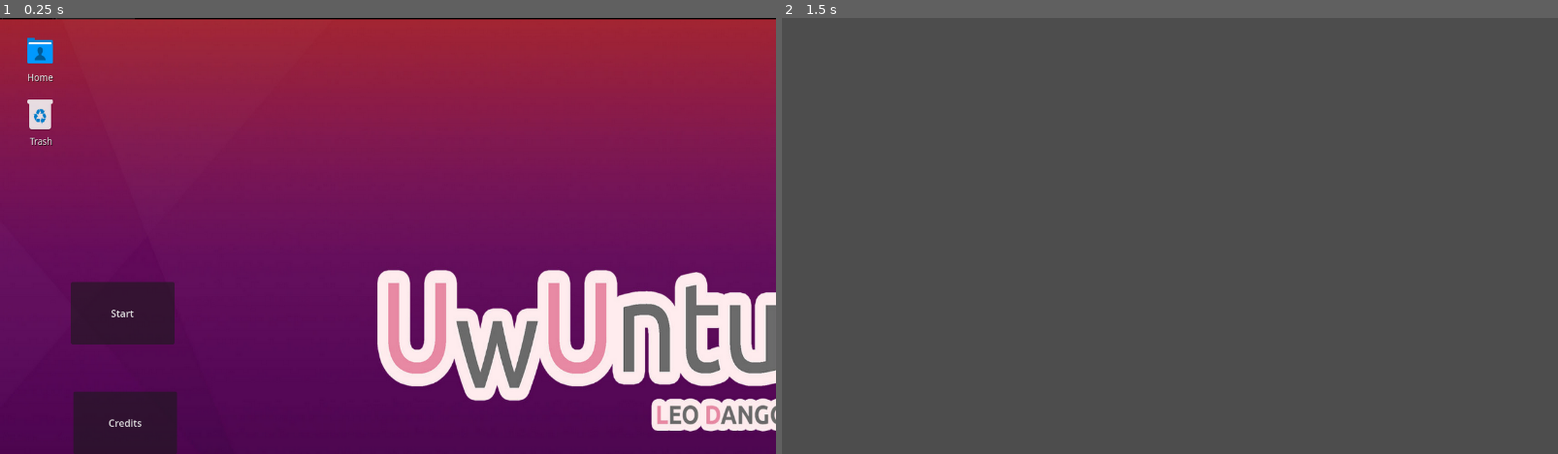
Above: before the commit, frames 1-2 (left to right).
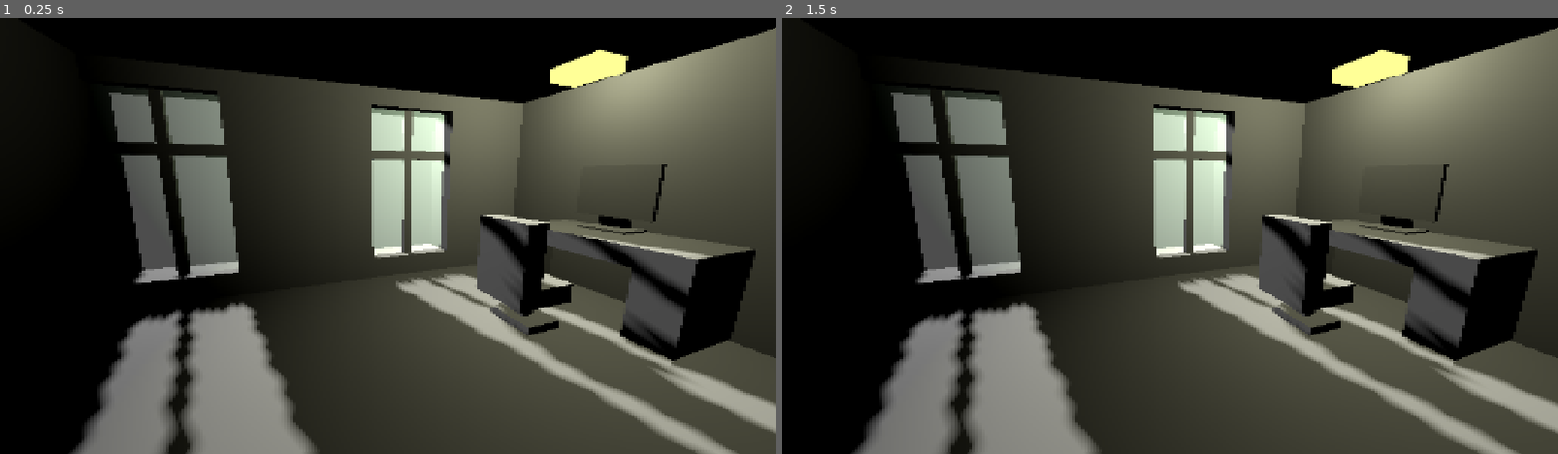
Above: after the commit, the same moments.

Repository: Pepotrouille/GlobalGameJam2024
Game: Godot game, scene res://Scenes/GD-Game.tscn
The game is run twice, just before and just after one commit, with the same random seed, the same clock (stepped at 60 frames per second) and the same inputs. Before the commit the project starts from res://Scenes/Menu.tscn. The engine's default icon, where the game draws it, is replaced by a stand-in: a white triangle on a blue panel in a dark square.
Inputs (mouse positions are in pixels of both pictures, inside the frame that each line leads up to):
- Up to frame 1 (0.25 s): no input
- Up to frame 2 (1.5 s): click (906, 314) at 0.5 s, where only the run before the commit has a clickable "Start"; tap Enter at 1.25 s

The runs differ from the first frame. In frame 1, 100% of the frame differs, in the area x 0-100%, y 0-100%; in frame 2, 77%.

Commit message:
Shader Pixel et Début LD

Diff:
--- /dev/null
+++ b/Assets/Texture/Pixelization.gdshader
@@ -0,0 +1,9 @@
+shader_type canvas_item;
+uniform sampler2D SCREEN_TEXTURE : hint_screen_texture, filter_linear_mipmap;
+uniform float pixelate: hint_range(4, 512, 2) = 256;
+
+void fragment()
+{
+    vec2 uv = floor(UV * pixelate) / pixelate;
+    COLOR = textureLod(SCREEN_TEXTURE, uv, 0.0);
+}
--- /dev/null
+++ b/Scenes/GD-Game.tscn
@@ -0,0 +1,172 @@
+[gd_scene load_steps=7 format=3 uid="uid://cg0naidxidamy"]
+
+[ext_resource type="PackedScene" uid="uid://cuydeo1jve7tn" path="res://Assets/FBX/Tourne_Disque.fbx" id="2_trf2c"]
+[ext_resource type="Shader" path="res://Assets/Texture/Pixelization.gdshader" id="2_vwbbr"]
+[ext_resource type="Texture2D" uid="uid://bdg1kaaxh083r" path="res://icon.svg" id="3_iascx"]
+
+[sub_resource type="ShaderMaterial" id="ShaderMaterial_ppkf5"]
+shader = ExtResource("2_vwbbr")
+shader_parameter/pixelate = 256.0
+
+[sub_resource type="StandardMaterial3D" id="StandardMaterial3D_8kq32"]
+transparency = 1
+blend_mode = 1
+albedo_color = Color(0.870588, 1, 1, 1)
+
+[sub_resource type="StandardMaterial3D" id="StandardMaterial3D_e2tp5"]
+emission_enabled = true
+emission = Color(1, 1, 0.592157, 1)
+
+[node name="Game" type="Node2D"]
+
+[node name="DirectionalLight3D" type="DirectionalLight3D" parent="."]
+transform = Transform3D(0.759181, -0.616379, -0.209093, -0.516829, -0.766146, 0.38198, -0.39564, -0.181927, -0.900206, 0, 5.45069, -7.13048)
+light_angular_distance = 0.25
+shadow_enabled = true
+
+[node name="Camera3D" type="Camera3D" parent="."]
+transform = Transform3D(0.936758, 0.073362, -0.342203, -1.7643e-09, 0.977783, 0.209619, 0.349978, -0.196362, 0.915946, -1.0641, 1.67282, 1.66085)
+current = true
+
+[node name="Shader Pixelization" type="Sprite2D" parent="."]
+material = SubResource("ShaderMaterial_ppkf5")
+scale = Vector2(9.96875, 5.60156)
+texture = ExtResource("3_iascx")
+centered = false
+
+[node name="Root Scene" parent="." instance=ExtResource("2_trf2c")]
+transform = Transform3D(1, 0, 0, 0, 1, 0, 0, 0, 1, 0, -0.219415, -0.711631)
+visible = false
+
+[node name="Pièce" type="Node3D" parent="."]
+
+[node name="Sol" type="CSGBox3D" parent="Pièce"]
+size = Vector3(6, 0.5, 4)
+
+[node name="Mur G" type="CSGBox3D" parent="Pièce"]
+transform = Transform3D(1, 0, 0, 0, 1, 0, 0, 0, 1, 2.74537, 2.25898, -0.0167141)
+size = Vector3(0.5, 4, 4)
+
+[node name="Plafond" type="CSGBox3D" parent="Pièce"]
+transform = Transform3D(1, 0, 0, 0, 1, 0, 0, 0, 1, 0, 3, 0)
+size = Vector3(6, 0.5, 4)
+
+[node name="Mur F" type="CSGBox3D" parent="Pièce"]
+transform = Transform3D(1, 0, 0, 0, 1, 0, 0, 0, 1, -0.069, 2.226, -2.23)
+visible = false
+size = Vector3(6, 5, 0.5)
+
+[node name="Mur F5" type="CSGBox3D" parent="Pièce"]
+transform = Transform3D(1, 0, 0, 0, 1, 0, 0, 0, 1, -0.0511777, 0.130785, -2.23)
+size = Vector3(5.96436, 0.80957, 0.5)
+
+[node name="Mur F6" type="CSGBox3D" parent="Pièce"]
+transform = Transform3D(1, 0, 0, 0, 1, 0, 0, 0, 1, -0.0511777, 2.94093, -2.21511)
+size = Vector3(5.96436, 0.80957, 0.470215)
+
+[node name="Mur F7" type="CSGBox3D" parent="Pièce"]
+transform = Transform3D(1, 0, 0, 0, 1, 0, 0, 0, 1, -0.62857, 1.94603, -2.16926)
+size = Vector3(4.1333, 0.121704, 0.106079)
+
+[node name="Mur F8" type="CSGBox3D" parent="Pièce"]
+transform = Transform3D(1, 0, 0, 0, 1, 0, 0, 0, 1, -2.20648, 1.57629, -2.16926)
+size = Vector3(0.107605, 2.1232, 0.106079)
+
+[node name="Mur F9" type="CSGBox3D" parent="Pièce"]
+transform = Transform3D(1, 0, 0, 0, 1, 0, 0, 0, 1, 0.645562, 1.57629, -2.16926)
+size = Vector3(0.107605, 2.1232, 0.106079)
+
+[node name="Mur F10" type="CSGBox3D" parent="Pièce"]
+transform = Transform3D(1, 0, 0, 0, 1, 0, 0, 0, 1, -2.10057, 1.57629, -2.17615)
+material_override = SubResource("StandardMaterial3D_8kq32")
+size = Vector3(1.24809, 2.1232, 0.0731506)
+
+[node name="Mur F11" type="CSGBox3D" parent="Pièce"]
+transform = Transform3D(1, 0, 0, 0, 1, 0, 0, 0, 1, 0.606936, 1.57629, -2.17615)
+material_override = SubResource("StandardMaterial3D_8kq32")
+size = Vector3(1.24809, 2.1232, 0.0731506)
+
+[node name="Mur F2" type="CSGBox3D" parent="Pièce"]
+transform = Transform3D(1, 0, 0, 0, 1, 0, 0, 0, 1, 2.0914, 2.226, -2.23)
+size = Vector3(1.6792, 5, 0.5)
+
+[node name="Mur F3" type="CSGBox3D" parent="Pièce"]
+transform = Transform3D(1, 0, 0, 0, 1, 0, 0, 0, 1, -0.765161, 2.226, -2.23)
+size = Vector3(1.6792, 5, 0.5)
+
+[node name="Mur F4" type="CSGBox3D" parent="Pièce"]
+transform = Transform3D(1, 0, 0, 0, 1, 0, 0, 0, 1, -2.8629, 2.226, -0.222249)
+size = Vector3(0.302002, 5, 4.5155)
+
+[node name="Mur B" type="CSGBox3D" parent="Pièce"]
+transform = Transform3D(1, 0, 0, 0, 1, 0, 0, 0, 1, 0.0765724, 2.226, 1.88172)
+visible = false
+size = Vector3(6.18094, 5, 0.307556)
+
+[node name="Meuble" type="Node3D" parent="."]
+
+[node name="Bureau" type="Node3D" parent="Meuble"]
+
+[node name="Pied" type="CSGBox3D" parent="Meuble/Bureau"]
+transform = Transform3D(1, 0, 0, 0, 1, 0, 0, 0, 1, 2.0516, 0.577971, 0.241023)
+size = Vector3(0.121948, 0.674961, 0.144775)
+
+[node name="Pied2" type="CSGBox3D" parent="Meuble/Bureau"]
+transform = Transform3D(1, 0, 0, 0, 1, 0, 0, 0, 1, 2.0516, 0.577971, -0.952093)
+size = Vector3(0.121948, 0.674961, 0.144775)
+
+[node name="Bureau" type="CSGBox3D" parent="Meuble/Bureau"]
+transform = Transform3D(1, 0, 0, 0, 1, 0, 0, 0, 1, 2.09475, 1, -0.357612)
+size = Vector3(0.890625, 0.18, 1.3302)
+
+[node name="Bureau2" type="CSGBox3D" parent="Meuble/Bureau"]
+transform = Transform3D(1, 0, 0, 0, 1, 0, 0, 0, 1, 2.09475, 0.686846, 0.4382)
+size = Vector3(0.890625, 0.806309, 0.373322)
+
+[node name="Chaise" type="Node3D" parent="Meuble"]
+
+[node name="Siège" type="CSGBox3D" parent="Meuble/Chaise"]
+transform = Transform3D(1, 0, 0, 0, 1, 0, 0, 0, 1, 1.14901, 0.60491, -0.335746)
+size = Vector3(0.462402, 0.18, 0.585724)
+
+[node name="Siège3" type="CSGBox3D" parent="Meuble/Chaise"]
+transform = Transform3D(1, 0, 0, 0, 1, 0, 0, 0, 1, 1.14901, 0.60491, -0.335746)
+flip_faces = true
+size = Vector3(0.462402, 0.18, 0.585724)
+
+[node name="Siège2" type="CSGBox3D" parent="Meuble/Chaise"]
+transform = Transform3D(1, 0, 0, 0, 1, 0, 0, 0, 1, 0.885249, 0.900448, -0.335746)
+size = Vector3(0.215881, 0.771074, 0.585724)
+
+[node name="Pied1" type="CSGBox3D" parent="Meuble/Chaise"]
+transform = Transform3D(1, 0, 0, 0, 1, 0, 0, 0, 1, 1.10455, 0.488378, -0.321987)
+size = Vector3(0.120949, 0.394471, 0.152168)
+
+[node name="Pied2" type="CSGBox3D" parent="Meuble/Chaise"]
+transform = Transform3D(1, 0, 0, 0, 1, 0, 0, 0, 1, 1.11519, 0.267299, -0.310887)
+size = Vector3(0.378138, 0.123627, 0.485857)
+
+[node name="PC" type="Node3D" parent="Meuble"]
+
+[node name="Pied1" type="CSGBox3D" parent="Meuble/PC"]
+transform = Transform3D(1, 0, 0, 0, 1, 0, 0, 0, 1, 2.31611, 1.04758, -0.360294)
+size = Vector3(0.378138, 0.123627, 0.485857)
+
+[node name="Pied2" type="CSGBox3D" parent="Meuble/PC"]
+transform = Transform3D(0.934391, -0.356249, 0, 0.356249, 0.934391, 0, 0, 0, 1, 2.4179, 1.16169, -0.398154)
+size = Vector3(0.112357, 0.351853, 0.250886)
+
+[node name="Ecran" type="CSGBox3D" parent="Meuble/PC"]
+transform = Transform3D(1, 0, 0, 0, 1, 0, 0, 0, 1, 2.31997, 1.5014, -0.381354)
+size = Vector3(0.054961, 0.550396, 0.769658)
+
+[node name="PC2" type="Node3D" parent="Meuble"]
+transform = Transform3D(1, 0, 0, 0, 1, 0, 0, 0, 1, -0.566752, 0.224094, 1.10537)
+
+[node name="Lampe" type="CSGBox3D" parent="Meuble/PC2"]
+transform = Transform3D(1, 0, 0, 0, 1, 0, 0, 0, 1, 2.39368, 2.63922, -1.63596)
+size = Vector3(0.378138, 0.50322, 0.485857)
+material = SubResource("StandardMaterial3D_e2tp5")
+
+[node name="OmniLight3D" type="OmniLight3D" parent="Meuble/PC2/Lampe"]
+light_color = Color(1, 1, 0.831373, 1)
--- a/Scenes/Game.tscn
+++ b/Scenes/Game.tscn
@@ -1,3 +1,3 @@
 [gd_scene format=3 uid="uid://nptwhshcgrwt"]
 
-[node name="Game" type="Node2D"]
+[node name="Node2D" type="Node2D"]
--- a/project.godot
+++ b/project.godot
@@ -11,7 +11,7 @@
 [application]
 
 config/name="Global Game Jam 2024"
-run/main_scene="res://Scenes/Menu.tscn"
+run/main_scene="res://Scenes/GD-Game.tscn"
 config/features=PackedStringArray("4.2", "Forward Plus")
 config/icon="res://icon.svg"
 
Binary file added: Assets/FBX/Tourne_Disque.fbx
Binary file added: Assets/Game0.bin
Not shown, added: Assets/Tou35CE.tmp
